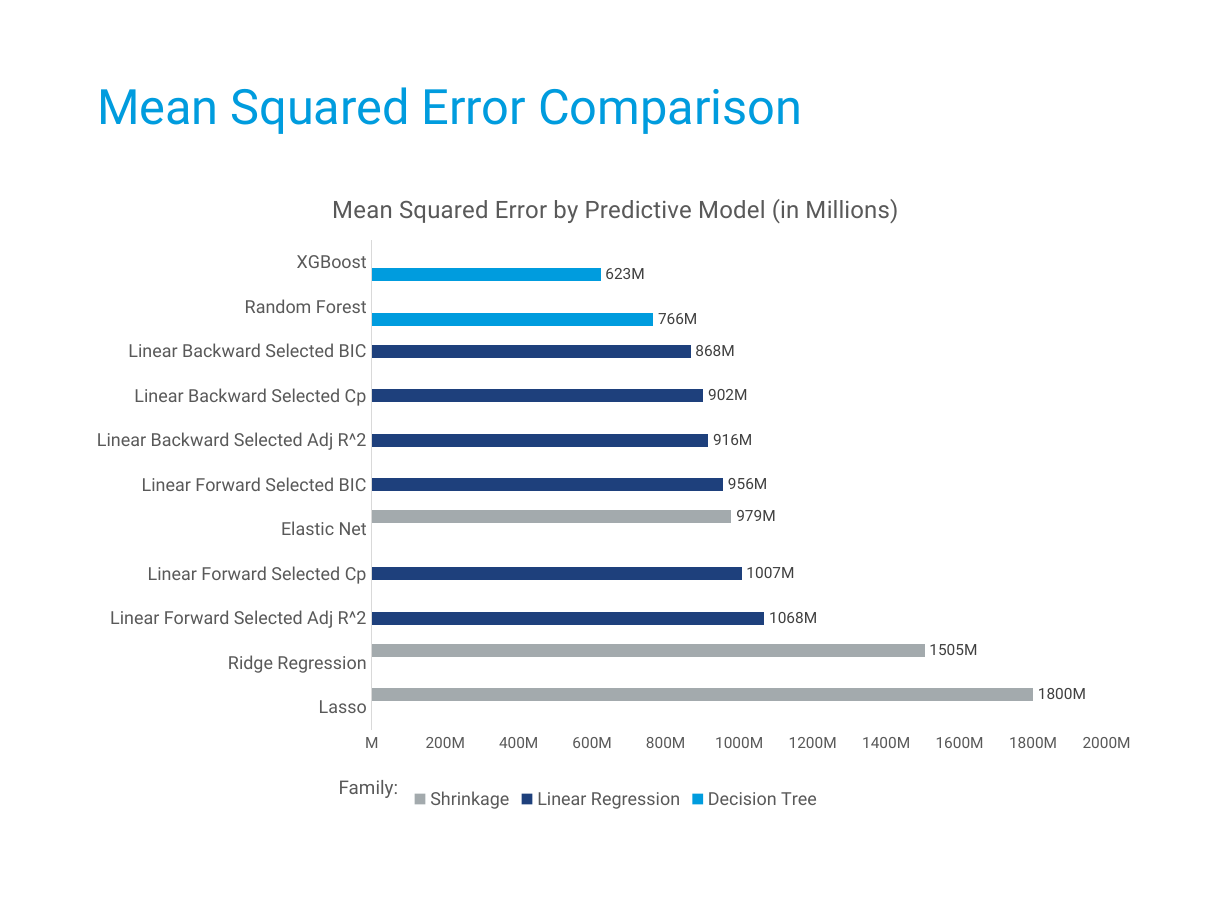
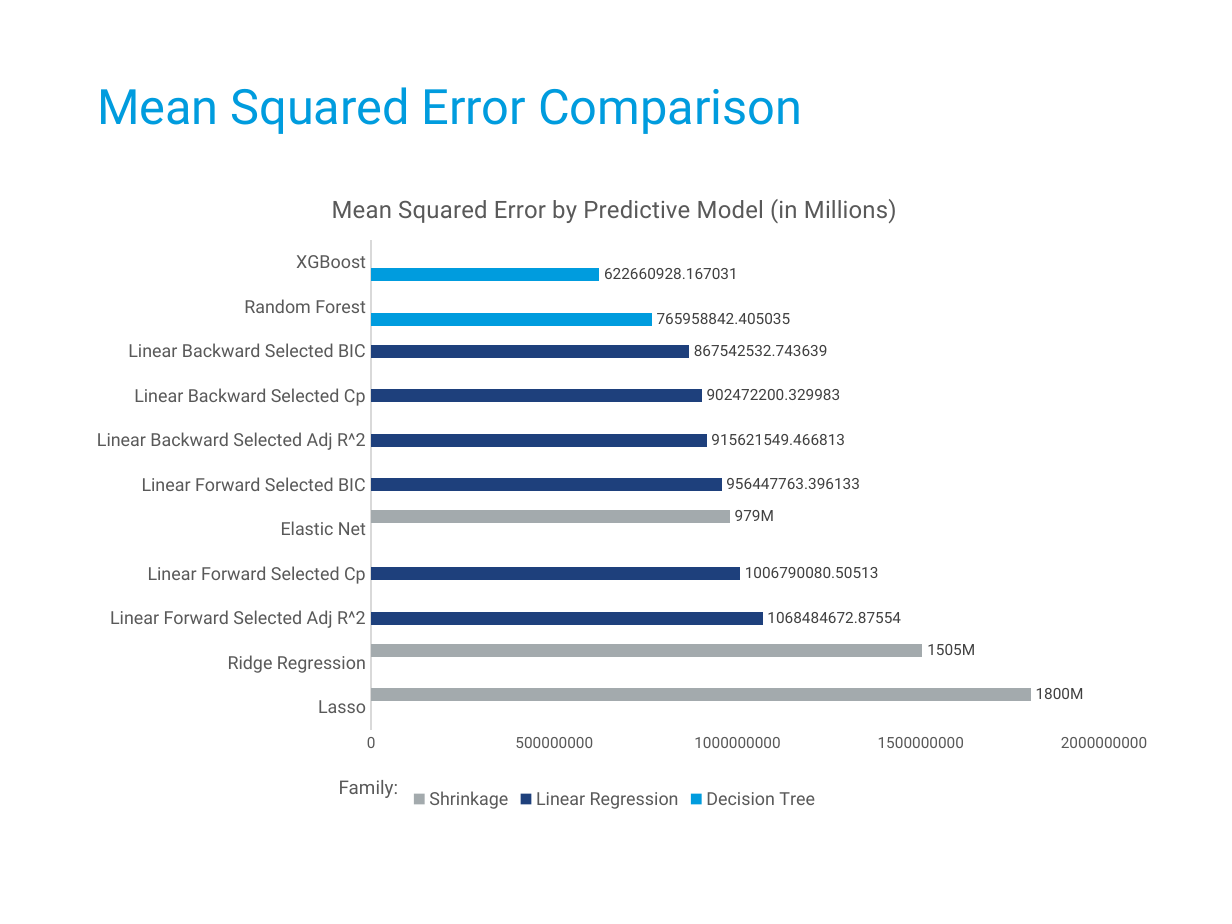
Before and after one commit to Sweigalytics/STAT580_Project2, a slide deck: slide 7 of Presentation/Neil Sweigard STAT580 SU2022 Project 2 Presentation.pptx (slide 4 before the commit). Drawn at 1232x924 pixels with LibreOffice and Linux fonts; fonts in the diff are those of the drawing; background and template pictures are left out. Boxes give left, top, right and bottom in pixels: in the first picture for what was removed or moved away, otherwise in the second. Text is boxed around its words. In the diff, an @@ line names an element or a change of style, - is before the commit and + after.

Commit message:
Added predictions from XGBoost Model

```diff
--- a/Presentation/Neil Sweigard STAT580 SU2022 Project 2 Presentation.pptx
+++ b/Presentation/Neil Sweigard STAT580 SU2022 Project 2 Presentation.pptx
@@ bar chart at [85,169,1147,814] @@
@@ Decision Tree, Random Forest: 766000000 to 765958842.405035 @@
@@ Decision Tree, XGBoost: 623000000 to 622660928.167031 @@
@@ data labels of Decision Tree changed @@
-Linear Regression: -, -, 1068000000, 1007000000, -, 956000000, 916000000, 902000000, 868000000, -, -
+Linear Regression: -, -, 1068484672.87554, 1006790080.50513, -, 956447763.396133, 915621549.466813, 902472200.329983, 867542532.743639, -, -
@@ data labels of Linear Regression changed @@
@@ value axis changed @@
```
Also in this commit, not shown: 1 other slide changed, 4 slides added, 1 slide removed, 6 other files.
